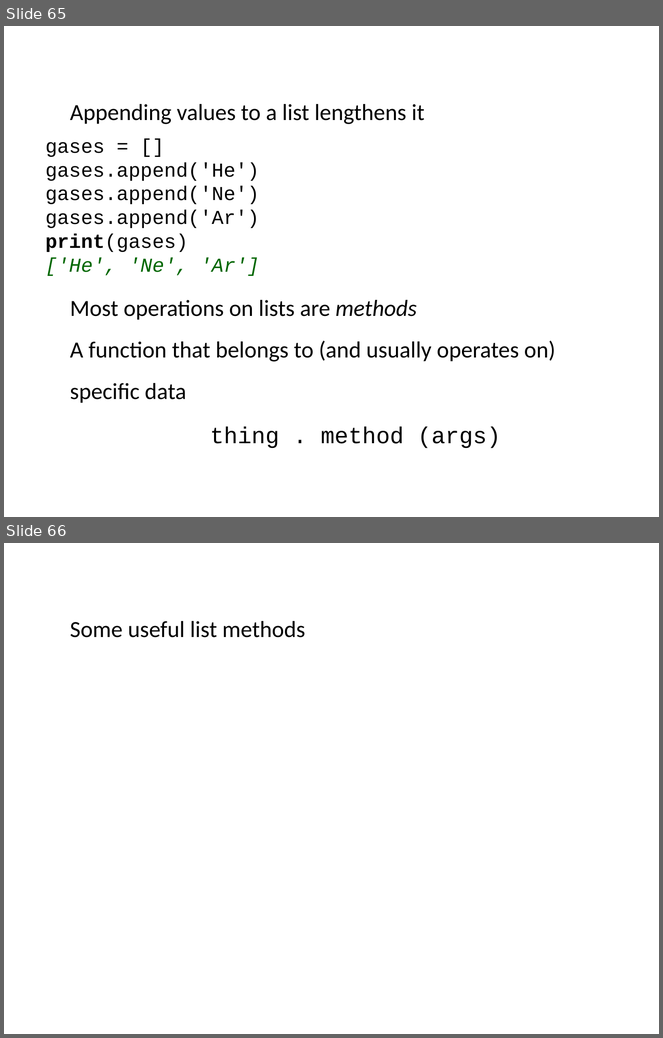
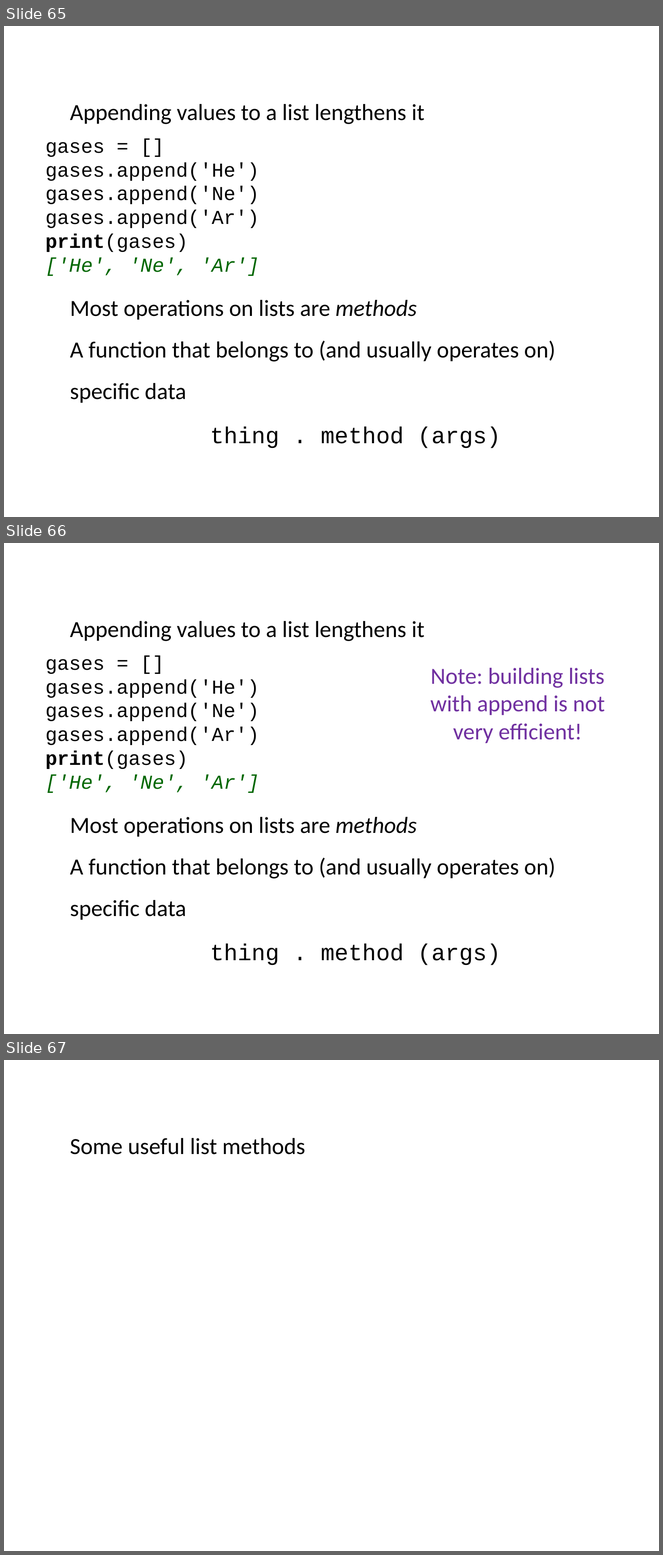
Before and after one commit to ncasuk/ncas-isc, a slide deck: python/presentations/learning_python/04_lists__slice__list_comp.pptx. Shown one above the other, each under a label of ours: slides 65 and 66 before the commit, slides 65, 66 and 67 after it. The pictures are 663x1038 and 663x1555 pixels, drawn with LibreOffice and Linux fonts; fonts in the diff are those of the drawing; background and template pictures are left out. Boxes give left, top, right and bottom in pixels: in the first picture for what was removed or moved away, otherwise in the second. Text is boxed around its words. In the diff, an @@ line names an element or a change of style, - is before the commit and + after.

Commit message:
Updated Lists and Slicing presentation

```diff
--- a/python/presentations/learning_python/04_lists__slice__list_comp.pptx
+++ b/python/presentations/learning_python/04_lists__slice__list_comp.pptx
@@ slide 66 added at box(4, 543, 659, 1034), background picture (left out) @@
@@ text added at box(70, 621, 425, 641), 28 pt, text #000000 @@
+Appending values to a list lengthens it
@@ text added at box(46, 659, 260, 793), 24 pt, text #000000 @@
+gases = []
+gases.append('He')
+gases.append('Ne')
+gases.append('Ar')
+print(gases)
+['He', 'Ne', 'Ar']
@@ text added at box(430, 668, 605, 743), 28 pt, text #7030A0 @@
+Note: building lists with append is not very efficient!
@@ text added at box(70, 817, 556, 921), 28 pt, text #000000 @@
+Most operations on lists are methods
+A function that belongs to (and usually operates on)
+specific data
@@ text added at box(210, 944, 501, 966), 28 pt, text #000000 @@
+thing . method (args)
@@ what was slide 66 is now slide 67 @@
```
Also in this commit, not shown: 10 slides changed, 1 other slide added, 1 slide removed, 1 other file.
